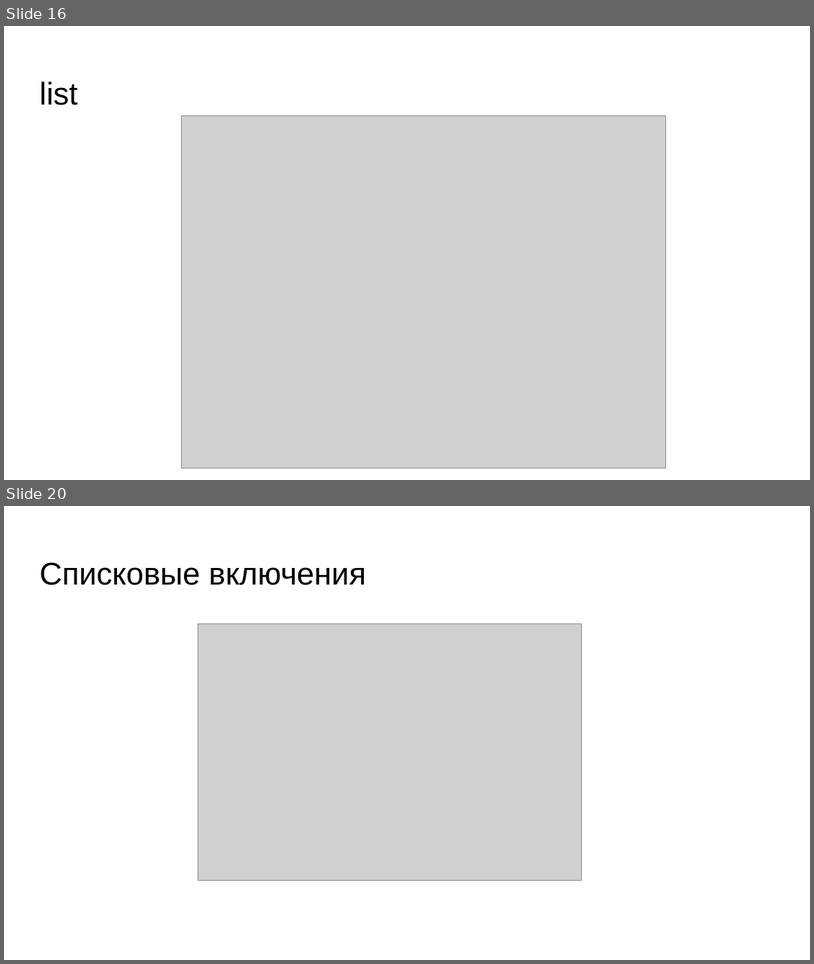
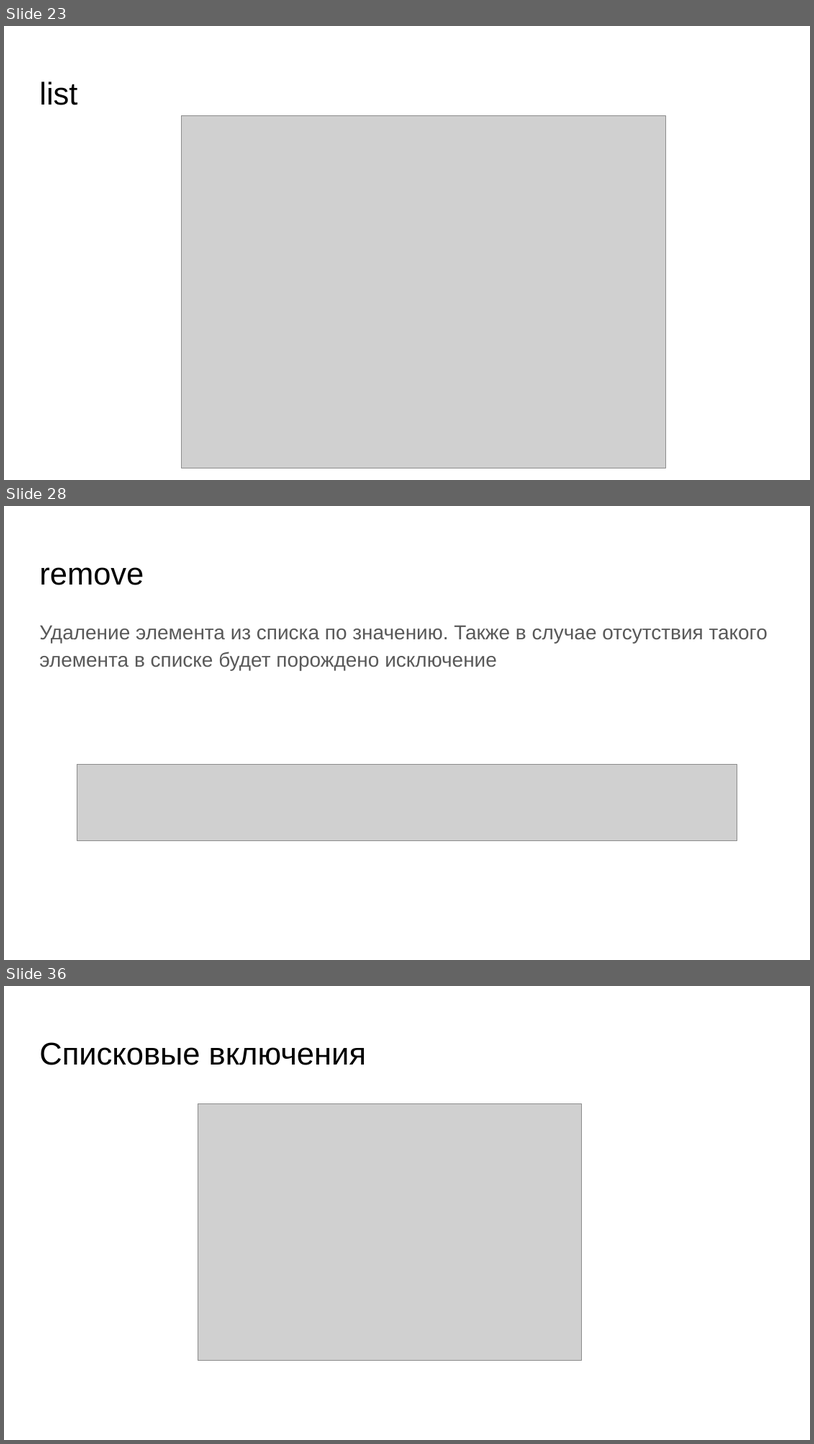
Before and after one commit to skhayrulin/python_course, a slide deck: lecture/Lecture5.pptx. Shown one above the other, each under a label of ours: slides 16 and 20 before the commit, slides 23, 28 and 36 after it; the slides between them are not shown. The pictures are 814x964 and 814x1444 pixels, drawn with LibreOffice and Linux fonts; fonts in the diff are those of the drawing; grey boxes stand for pictures. Boxes give left, top, right and bottom in pixels: in the first picture for what was removed or moved away, otherwise in the second. Text is boxed around its words. In the diff, an @@ line names an element or a change of style, - is before the commit and + after.

```diff
--- a/lecture/Lecture5.pptx
+++ b/lecture/Lecture5.pptx
@@ slide 28 added at [4, 506, 810, 960], background #FFFFFF @@
@@ title added at [39, 567, 144, 585], 28 pt, text #000000 @@
+remove
@@ text added at [39, 625, 768, 671], 18 pt, text #595959 @@
+Удаление элемента из списка по значению. Также в случае отсутствия такого элемента в списке будет порождено исключение
@@ picture added at [77, 764, 738, 841] @@
@@ what was slide 16 is now slide 23 @@
@@ what was slide 20 is now slide 36 @@
```
Also in this commit, not shown: 2 slides changed, 26 other slides added, 3 slides removed, 1 other file.
